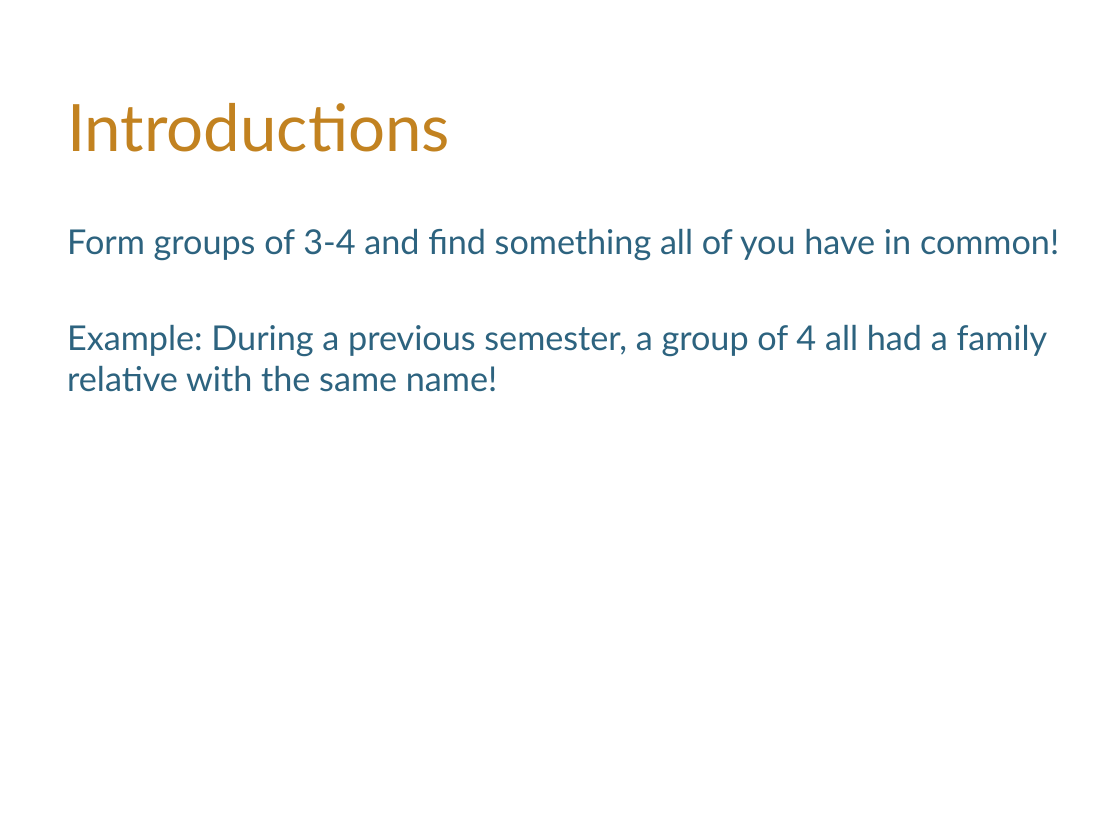
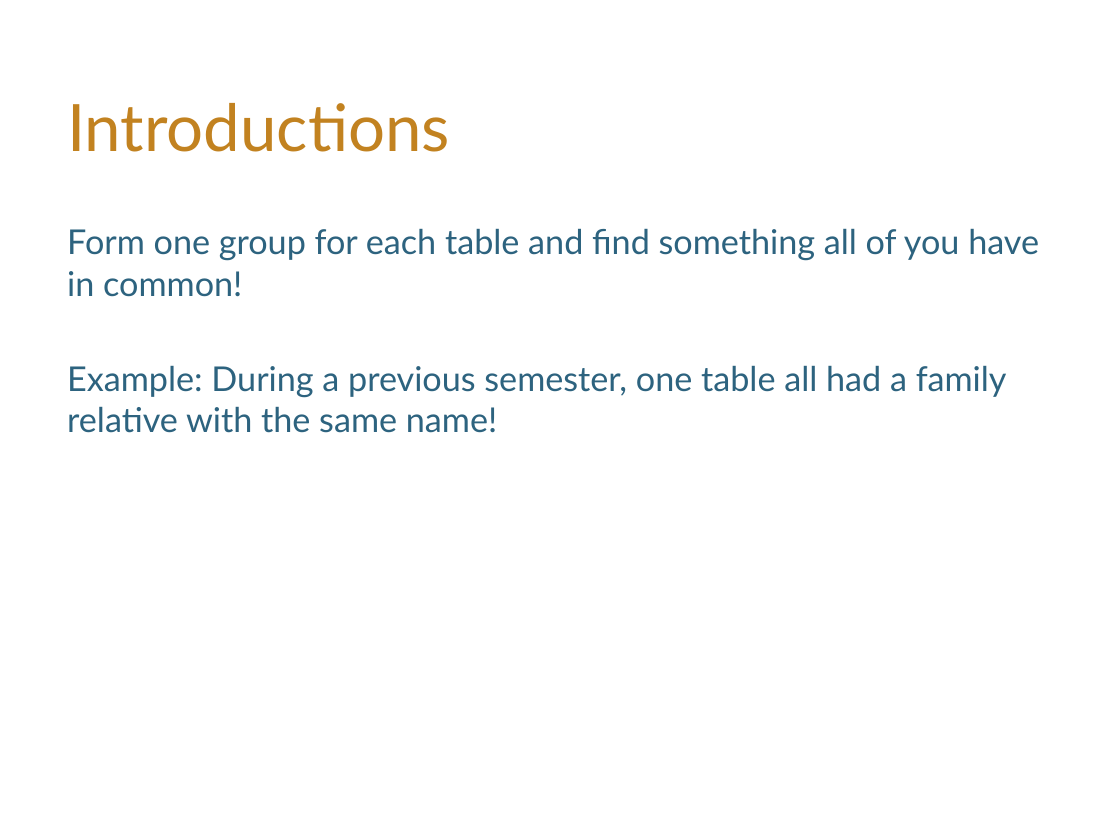
Before and after one commit to hLuo27/teaching, a slide deck: slide 7 of data8/slides/sp20_lab1.pptx. Drawn at 1120x840 pixels with LibreOffice and Linux fonts; fonts in the diff are those of the drawing; background and template pictures are left out. Boxes give left, top, right and bottom in pixels: in the first picture for what was removed or moved away, otherwise in the second. Text is boxed around its words. In the diff, an @@ line names an element or a change of style, - is before the commit and + after.

Commit message:
Added Lab 2 slides

```diff
--- a/data8/slides/sp20_lab1.pptx
+++ b/data8/slides/sp20_lab1.pptx
@@ text at box(67, 228, 1039, 433): text changed @@
-Form groups of 3-4 and find something all of you have in common!
-Example: During a previous semester, a group of 4 all had a family relative with the same name!
+Form one group for each table and find something all of you have in common!
+Example: During a previous semester, one table all had a family relative with the same name!
```
Also in this commit, not shown: 1 other slide changed, 3 other files.
